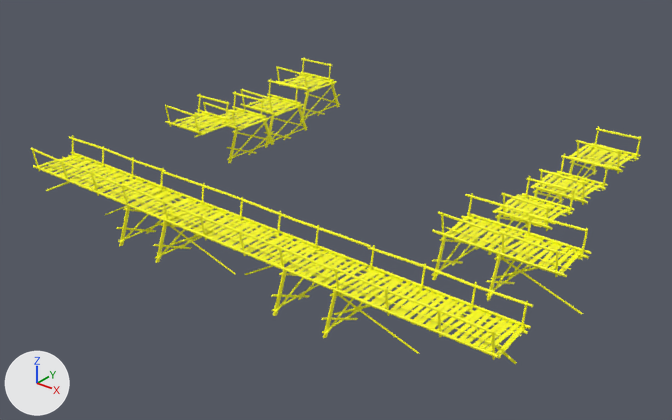
Two versions of the FBX model 3D assets/Level/bridges.fbx, one commit apart.
The view is the same before and after, from a 50 mm lens placed at (0.318, -0.4, 0.239), pointed at (0.011, -0.015, 0.0). Every picture has the same lights, and +X, +Y and +Z are marked at lower left. Where no turn or scale is listed for an object, it has been applied to the vertices.

The first picture shows 'pasted__Bridge', 'pasted__pasted__polySurface673', 'pasted__pasted__polySurface761', 'pasted__pasted__polySurface762', 'pasted__pasted__polySurface763', 'pasted__pasted__polySurface764', 'pasted__pasted__polySurface773', 'pasted__pasted__polySurface774', 'pasted__pasted__polySurface9'.
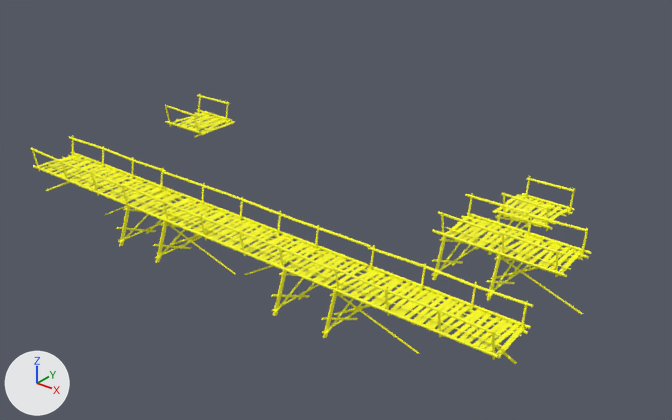
Pixel boxes (x1, y1, x2, y2) of what changed, in the pictures (672 x 420 px):
'pasted__pasted__polySurface773', deleted (yellow)
    before: (526, 154, 609, 228)
'pasted__pasted__polySurface763', deleted (yellow)
    before: (565, 126, 641, 194)
'pasted__pasted__polySurface761', deleted (yellow)
    before: (203, 91, 275, 163)
'pasted__pasted__polySurface774', deleted (yellow)
    before: (240, 79, 308, 148)
'pasted__pasted__polySurface764', deleted (yellow)
    before: (276, 57, 340, 123)

Patch to the scene script:
```diff
--- a/3D assets/Level/bridges.fbx.py
+++ b/3D assets/Level/bridges.fbx.py
@@ ob_pasted__pasted__polysurface773 @@
-ob_pasted__pasted__polysurface773 = bpy.data.objects.new('pasted__pasted__polySurface773', me_mesh_006)
-ob_pasted__pasted__polysurface773.location = (0.1235, 0.0523, 0.0182)
@@ ob_pasted__pasted__polysurface763 @@
-ob_pasted__pasted__polysurface763 = bpy.data.objects.new('pasted__pasted__polySurface763', me_mesh_004)
-ob_pasted__pasted__polysurface763.location = (0.1235, 0.0971, 0.0214)
@@ ob_pasted__pasted__polysurface761 @@
-ob_pasted__pasted__polysurface761 = bpy.data.objects.new('pasted__pasted__polySurface761', me_mesh_003)
-ob_pasted__pasted__polysurface761.location = (-0.0974, 0.0146, 0.0182)
@@ ob_pasted__pasted__polysurface764 @@
-ob_pasted__pasted__polysurface764 = bpy.data.objects.new('pasted__pasted__polySurface764', me_mesh_005)
-ob_pasted__pasted__polysurface764.location = (-0.0985, 0.0876, 0.0247)
@@ ob_pasted__pasted__polysurface774 @@
-ob_pasted__pasted__polysurface774 = bpy.data.objects.new('pasted__pasted__polySurface774', me_mesh_007)
-ob_pasted__pasted__polysurface774.location = (-0.0979, 0.0504, 0.0177)
```
